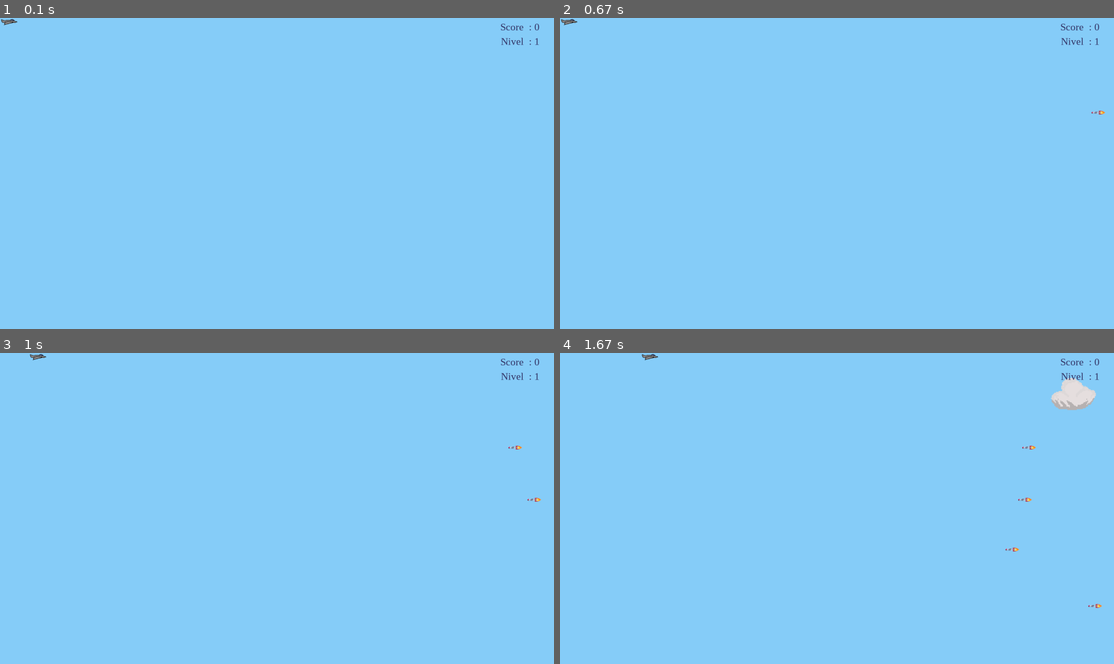
Above: before the commit, frames 1-4 (two rows, left to right).
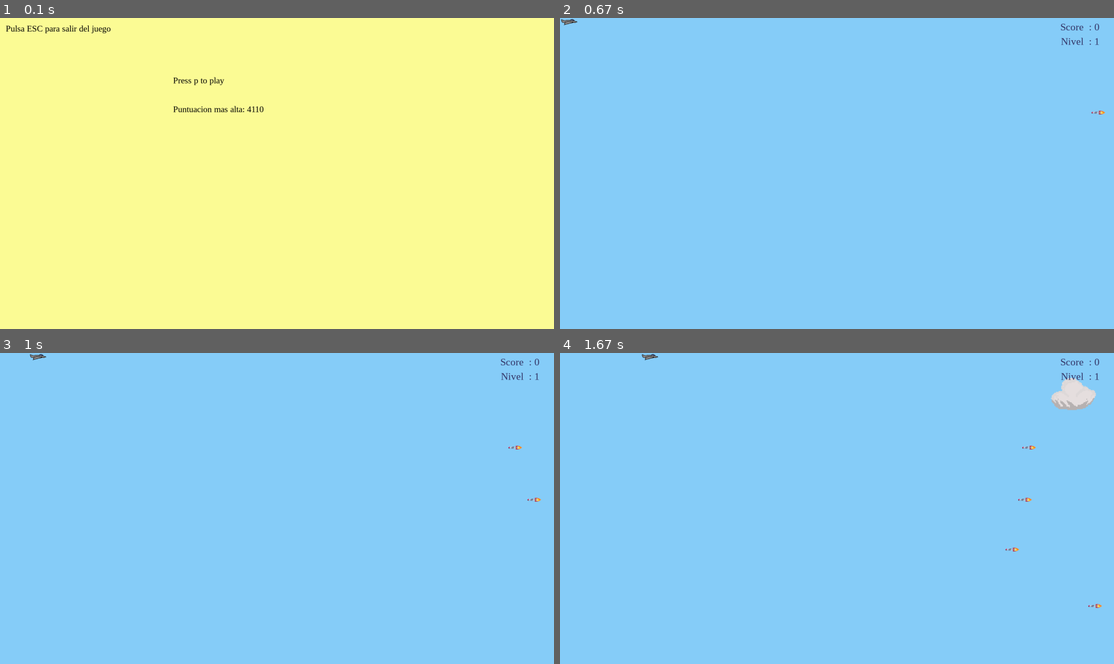
Above: after the commit, the same moments.

Repository: GeorgiGB/GeorgiGeorgiev-DI2122
Game: pygame game, started from TEMA1/ParteAmpliacion/main.py
Same seed, same stepped clock (60 frames per second), same inputs: the game is played once before the commit and once after it.
Inputs:
- Up to frame 1 (0.1 s): no input
- Up to frame 2 (0.67 s): hold P from 0.33 s (still down)
- Up to frame 3 (1 s): release P at 0.8 s; hold Right from 0.83 s (still down)
- Up to frame 4 (1.67 s): release Right at 1.3 s; hold Up 1.33-1.63 s

The runs differ from the first frame. In frame 1, 100% of the frame differs, in the area x 0-100%, y 0-100%; in frame 2, nothing differs; in frame 3, nothing differs; in frame 4, nothing differs.

Commit message:
Añadido nuevas estrellas que luego seran retocadas

Diff:
--- a/TEMA1/ParteAmpliacion/main.py
+++ b/TEMA1/ParteAmpliacion/main.py
@@ -18,6 +18,7 @@
         K_RIGHT,
         K_ESCAPE,
         KEYDOWN,
+        K_p,
         K_m,
         QUIT
     )
@@ -105,7 +106,11 @@
     class Cloud(pygame.sprite.Sprite):
         def __init__(self):
             super(Cloud, self).__init__()
-            self.surf = pygame.image.load("nube_v1.png").convert()
+            if background == True:
+                self.surf = pygame.image.load("nube_v1.png").convert()
+            elif background == False:
+                self.surf = pygame.image.load("estrella.png").convert()
+
             self.surf.set_colorkey((0, 0, 0), RLEACCEL)
             self.rect = self.surf.get_rect(
                 center=(
@@ -168,9 +173,10 @@
     def updatesql():
         curs = con.cursor()
         if leersql() > score:
-            print("Soy una mierda y nose hacer mas puntos"
+            print("Puntuacion actual"
                   + "\n--------------------------------------------"
-                  + "\nPuntuacion: " + str(score)
+                  + "\n>>>>: " + str(score)
+                  + "\n--------------------------------------------"
                   )
         if leersql() < score:
             curs.execute("Update puntuacion set score = " + str(score))
@@ -197,7 +203,7 @@
 
 # Cambio de fondo del juego
 ADDTIME = pygame.USEREVENT + 3
-pygame.time.set_timer(ADDTIME, 20000)
+pygame.time.set_timer(ADDTIME, 10000)
 
 rgb_current = (135, 206, 250)
 background = True
@@ -222,7 +228,6 @@
 # Load and play background music
 pygame.mixer.music.load("Apoxode_-_Electric_1.ogg")
 pygame.mixer.music.play(loops=-1)  # Se reproduzca infinitamente
-pygame.mixer.music.set_volume(0.1)  # volumen del juego
 
 # Load all sound files
 # Sound sources: Jon Fincher
@@ -230,8 +235,43 @@
 move_down_sound = pygame.mixer.Sound("Falling_putter.ogg")
 collision_sound = pygame.mixer.Sound("Collision.ogg")
 
+move_down_sound.set_volume(0.1)
+move_up_sound.set_volume(0.1)
+collision_sound.set_volume(0.1)
+pygame.mixer.music.set_volume(0.1)  # volumen del juego
+
+font_intro = pygame.font.SysFont("serif", 30)
+
+intro = True
+end = True
+running = True
+
+# Menu intro
+while intro:
+    for event in pygame.event.get():
+        if event.type == pygame.QUIT:
+            quit()
+
+    screen.fill((253, 253, 150))
+    intro_label = font_intro.render("Press p to play", 1, (0, 0, 0))
+    screen.blit(intro_label, (600, 200))
+
+    ult_score = font_intro.render(f"Puntuacion mas alta: {leersql()}",1,(0,0,0))
+    screen.blit(ult_score, (600, 300))  # el primero es Y y el segundo es X
+
+    salir = font_intro.render("Pulsa ESC para salir del juego",1,(0,0,0))
+    screen.blit(salir, (20, 20))
+
+    tecla = pygame.key.get_pressed()
+
+    if tecla[pygame.K_p]:
+        intro = False
+    if tecla[pygame.K_ESCAPE]:
+        intro = False
+        running = False
+    pygame.display.update()
+
 # Variable to keep the main loop running
-running = True
 
 # Main loop
 while running:
@@ -261,13 +301,7 @@
             new_enemy = Enemy()
             enemies.add(new_enemy)
             all_sprites.add(new_enemy)
-        # Add a new cloud
-        elif event.type == ADDCLOUD:
-            # Create the new cloud and add it to sprite groups
-            new_cloud = Cloud()
-            clouds.add(new_cloud)
-            all_sprites.add(new_cloud)
-        # Add a new background color
+            # Add a new background color
         elif event.type == ADDTIME:
             if background is True:
                 background = False
@@ -275,6 +309,15 @@
             elif background is False:
                 background = True
                 rgb_current = (135, 206, 250)
+        # Add a new cloud
+        elif event.type == ADDCLOUD:
+            # Create the new cloud and add it to sprite groups
+            new_cloud = Cloud()
+            clouds.add(new_cloud)
+            all_sprites.add(new_cloud)
+
+
+
 
     screen.fill((rgb_current))
 
@@ -298,6 +341,8 @@
     # COLISION
     # Check if any enemies have collided with the player
     if pygame.sprite.spritecollideany(player, enemies):
+
+        #verlo en consola
         # If so, then remove the player and stop the loop
         collision_sound.play()
         connexion()
@@ -305,19 +350,47 @@
         print("Puntuacion mas alta", leersql())
         print("--------------------------------------------")
         updatesql()
-
         player.kill()
+
+
+        #menu final
+        while end:
+            for event in pygame.event.get():
+                if event.type == pygame.QUIT:
+                    quit()
+
+            screen.fill((0, 0, 0))
+            intro_label = font_intro.render("GAME OVER", 1, (110, 110, 110))
+            screen.blit(intro_label, (600, 200))
+
+            ult_score = font_intro.render(f"Ultima puntuacion:{leersql()}", 1, (110, 110, 110))
+            screen.blit(ult_score, (600, 300))  # el primero es Y y el segundo es X
+
+            puntuacion_actual = font_intro.render(f"Score en esta partida:{score}", 1, (110, 110, 110))
+            screen.blit(puntuacion_actual, (600, 400))
+
+            salir = font_intro.render("Pulsa ESC para salir del juego", 1, (110, 110, 110))
+            screen.blit(salir, (20, 20))
+
+            tecla = pygame.key.get_pressed()
+
+            if tecla[pygame.K_ESCAPE] or tecla[pygame.K_p]:
+                end = False
+            pygame.display.update()
+
         running = False
+        pygame.display.update()
 
     marcador(screen, "Score ", str(score), 35, 1870, 30)
     marcador(screen, "Nivel ", str(nivel), 35, 1870, 80)
 
+
+
     # Update the display
     pygame.display.flip()
 
     clock.tick(60)
 
-# All done! Stop and quit the mixer.
 pygame.mixer.music.stop()
 pygame.mixer.quit()
 pygame.quit()
Binary file added: TEMA1/ParteAmpliacion/estrella.png
Binary file added: TEMA1/ParteAmpliacion/estrella_2.png
Binary file changed: TEMA1/ParteAmpliacion/puntuacion.db
